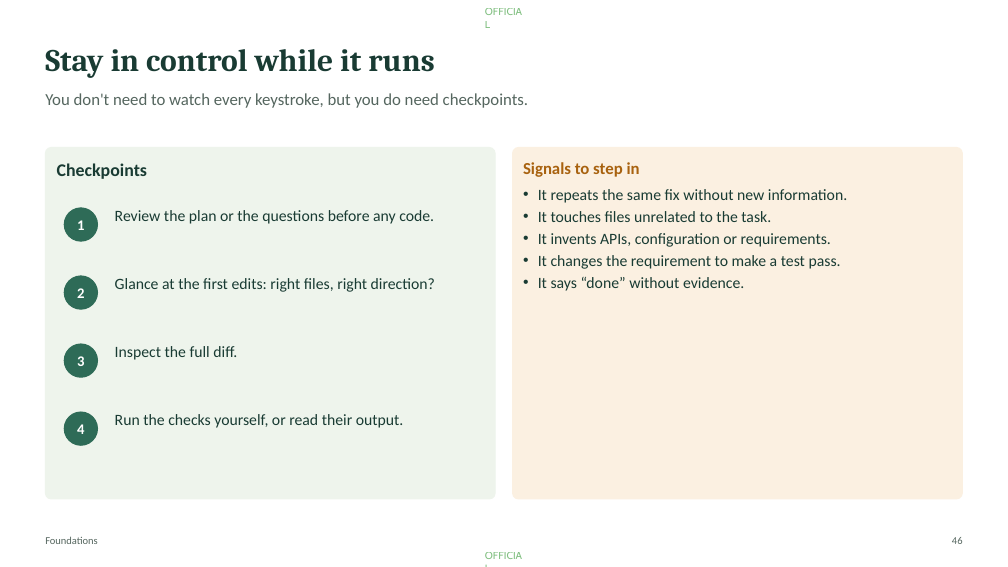
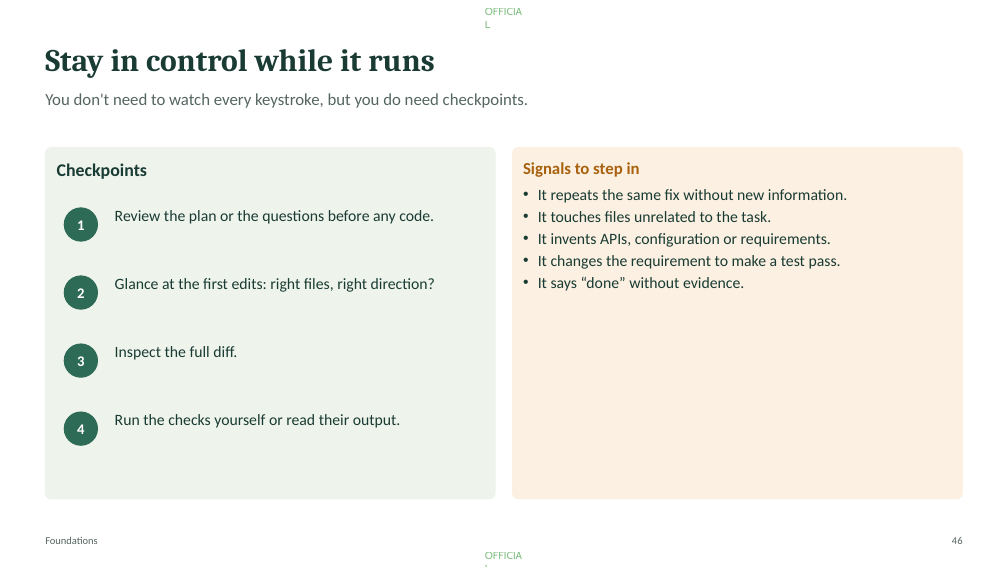
Before and after one commit to Moshe36/ai-developer-toolkit, a slide deck: slide 46 of workshop/agentic-workshop.pptx. Drawn at 1008x567 pixels with LibreOffice and Linux fonts; fonts in the diff are those of the drawing. Boxes give left, top, right and bottom in pixels: in the first picture for what was removed or moved away, otherwise in the second. Text is boxed around its words. In the diff, an @@ line names an element or a change of style, - is before the commit and + after.

```diff
--- a/workshop/agentic-workshop.pptx
+++ b/workshop/agentic-workshop.pptx
@@ text at (x1=115, y1=414, x2=401, y2=428): text changed @@
-Run the checks yourself, or read their output.
+Run the checks yourself or read their output.
```
Also in this commit, not shown: 9 other slides changed, 17 slides added, 1 other file.
